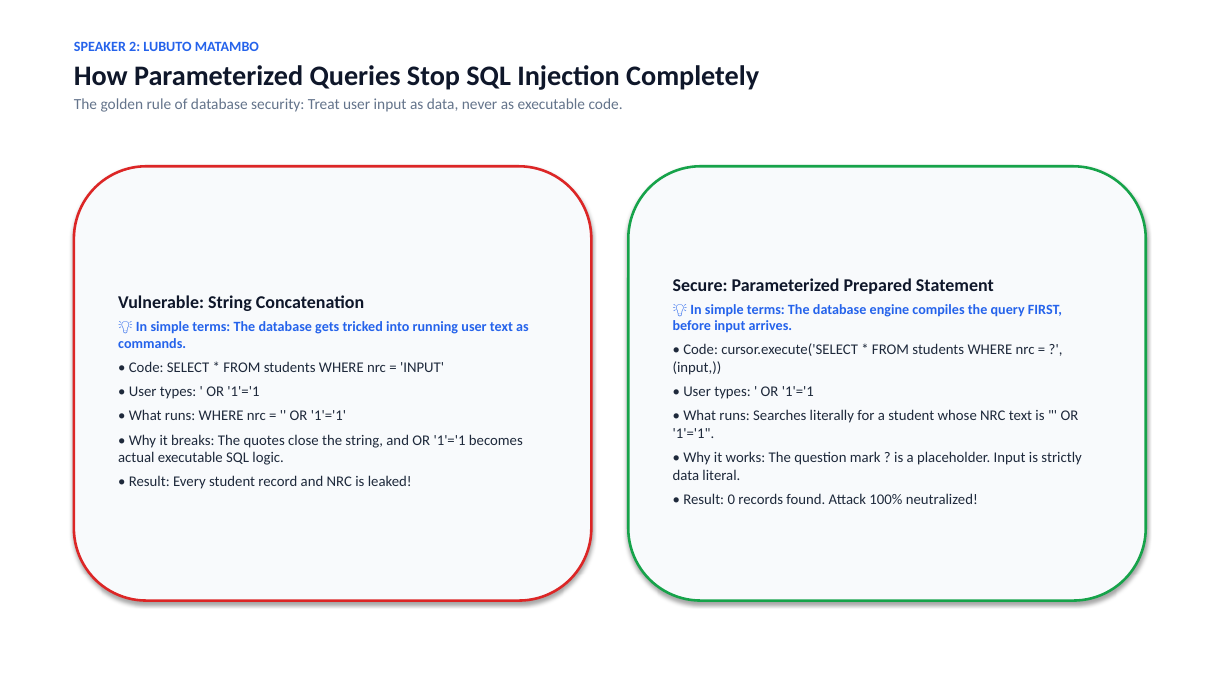
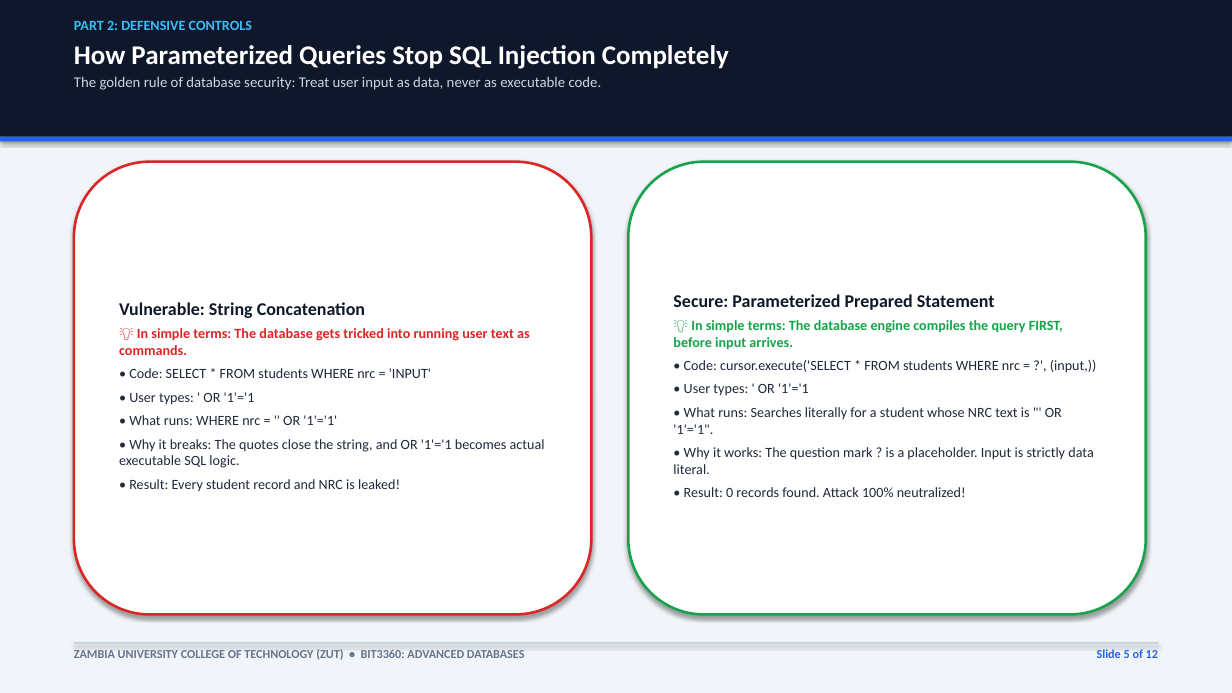
Before and after one commit to comfortpenyengwe-afk/ADA-assignment-for-the-ohns, a slide deck: slide 5 of BIT3360_Database_Security_Presentation.pptx. Drawn at 1232x693 pixels with LibreOffice and Linux fonts; fonts in the diff are those of the drawing. Boxes give left, top, right and bottom in pixels: in the first picture for what was removed or moved away, otherwise in the second. Text is boxed around its words. In the diff, an @@ line names an element or a change of style, - is before the commit and + after.

Commit message:
Enhance presentation design with refined card and header color scheme

```diff
--- a/BIT3360_Database_Security_Presentation.pptx
+++ b/BIT3360_Database_Security_Presentation.pptx
@@ rectangle added at bbox=[0, 0, 1232, 693], fill #F1F5F9 @@
@@ rectangle added at bbox=[0, 0, 1232, 137], fill #0F172A @@
@@ text at bbox=[74, 20, 252, 30]: text changed; text colour #2563EB to #38BDF8 @@
-SPEAKER 2: LUBUTO MATAMBO
+PART 2: DEFENSIVE CONTROLS
@@ text "PART 2: DEFENSIVE CONTROLS": place and size @@
-text "PART 2: DEFENSIVE CONTROLS" at bbox=[74, 41, 759, 112]
+text "PART 2: DEFENSIVE CONTROLS" at bbox=[74, 20, 729, 90]
@@ text at bbox=[74, 45, 729, 90]: size 22 to 21 pt, text colour #0F172A to #FFFFFF in "How Parameterized Queries Stop SQL Injection Completely"; size 12 to 11.5 pt, text colour #64748B to #CBD5E1 in "The golden rule of database security: Treat ..." @@
@@ rectangle added at bbox=[0, 137, 1232, 141], fill #2563EB @@
@@ rounded rectangle "Vulnerable: String Concatenation": place and size @@
-rounded rectangle "Vulnerable: String Concatenation" at bbox=[74, 166, 592, 601]
+rounded rectangle "Vulnerable: String Concatenation" at bbox=[74, 162, 592, 615]
@@ rounded rectangle "Vulnerable: String Concatenation" at bbox=[74, 162, 592, 615]: fill #F8FAFC to #FFFFFF @@
@@ rounded rectangle "Secure: Parameterized Prepared Statement" at bbox=[628, 162, 1146, 615]: fill #F8FAFC to #FFFFFF @@
@@ rounded rectangle "Secure: Parameterized Prepared Statement": place and size @@
-rounded rectangle "Secure: Parameterized Prepared Statement" at bbox=[628, 166, 1146, 601]
+rounded rectangle "Secure: Parameterized Prepared Statement" at bbox=[628, 162, 1146, 615]
@@ text in rounded rectangle at bbox=[119, 328, 545, 492]: text colour #2563EB to #DC2626 in "💡 In simple terms: The database gets ..."; size 11.5 to 11 pt in "• Code: SELECT * FROM students WHERE ...", "• User types: ' OR '1'='1", "• What runs: WHERE nrc = '' ...", "• Why it breaks: The quotes close ..." and 1 more places @@
@@ text in rounded rectangle at bbox=[673, 320, 1097, 497]: text colour #2563EB to #16A34A in "💡 In simple terms: The database engine ..."; size 11.5 to 11 pt in "• Code: cursor.execute('SELECT * FROM students WHERE ...", "• User types: ' OR '1'='1", "• What runs: Searches literally for a ...", "• Why it works: The question mark ..." and 1 more places @@
@@ rectangle added at bbox=[74, 642, 1158, 644], fill #CBD5E1 @@
@@ text added at bbox=[74, 649, 525, 660], 9.5 pt, text #64748B, bold @@
+ZAMBIA UNIVERSITY COLLEGE OF TECHNOLOGY (ZUT) • BIT3360: ADVANCED DATABASES
@@ text added at bbox=[1097, 649, 1158, 658], 9.5 pt, text #2563EB, bold @@
+Slide 5 of 12
```
Also in this commit, not shown: 11 other slides changed, 3 other files.
